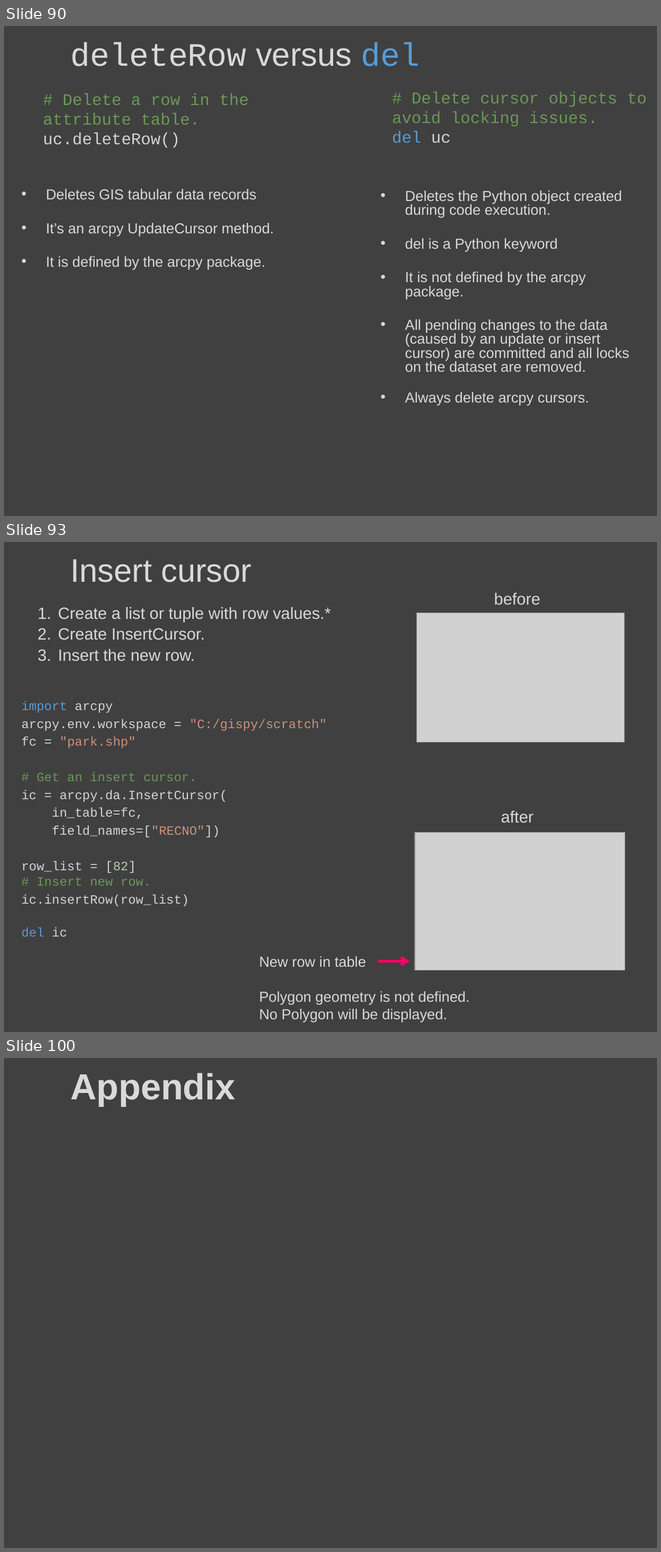
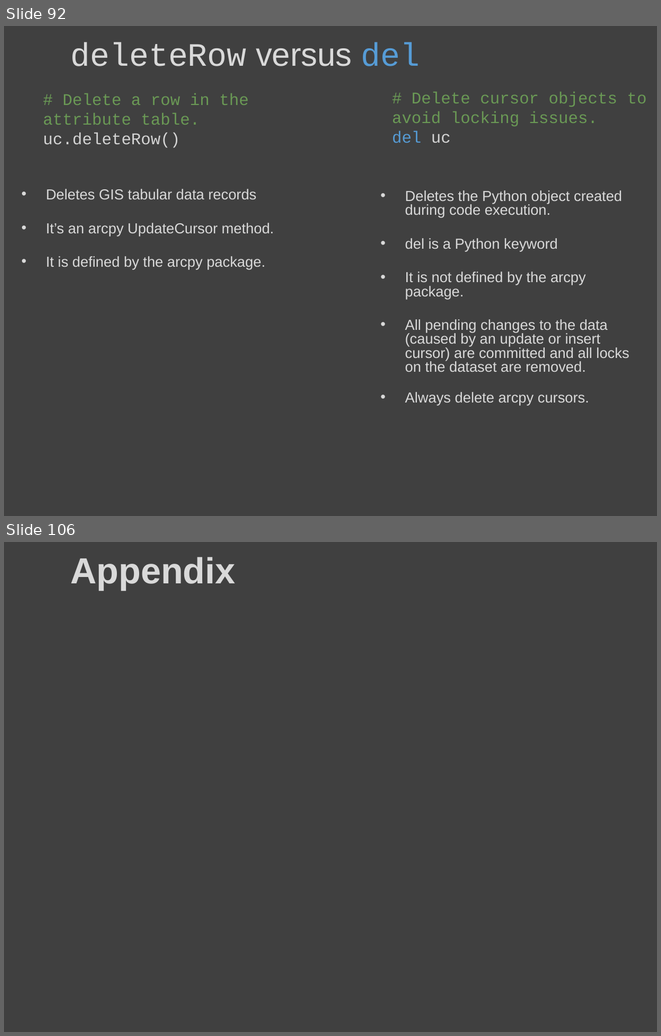
Before and after one commit to lgtateos/gis540, a slide deck: slides/cursors.pptx. Shown one above the other, each under a label of ours: slides 90, 93 and 100 before the commit, slides 92 and 106 after it; the slides between them are not shown. The pictures are 661x1552 and 661x1036 pixels, drawn with LibreOffice and Linux fonts; fonts in the diff are those of the drawing; grey boxes stand for pictures. Boxes give left, top, right and bottom in pixels: in the first picture for what was removed or moved away, otherwise in the second. Text is boxed around its words. In the diff, an @@ line names an element or a change of style, - is before the commit and + after.

```diff
--- a/slides/cursors.pptx
+++ b/slides/cursors.pptx
@@ slide 93 removed at (4,542,657,1032), background #404040 @@
@@ title removed at (70,559,252,582) @@
-Insert cursor
@@ text removed at (494,592,540,605) @@
-before
@@ text removed at (58,607,330,661) @@
-  1. Create a list or tuple with row values.*
-  2. Create InsertCursor.
-  3. Insert the new row.
@@ picture removed at (417,612,624,742) @@
@@ text removed at (21,701,327,936) @@
-import arcpy
-arcpy.env.workspace = "C:/gispy/scratch"
-fc = "park.shp"
-# Get an insert cursor.
-ic = arcpy.da.InsertCursor(
-in_table=fc,
-field_names=["RECNO"])
-row_list = [82]
-# Insert new row.
-ic.insertRow(row_list)
-del ic
@@ text removed at (501,810,534,823) @@
-after
@@ picture removed at (415,832,625,970) @@
@@ text removed at (259,956,470,1022) @@
-New row in table
-Polygon geometry is not defined.
-No Polygon will be displayed.
@@ arrow removed from (378, 961) to (409, 961) @@
@@ what was slide 90 is now slide 92 @@
@@ what was slide 100 is now slide 106 @@
```
Also in this commit, not shown: 13 slides changed, 9 slides added, 2 other slides removed.
